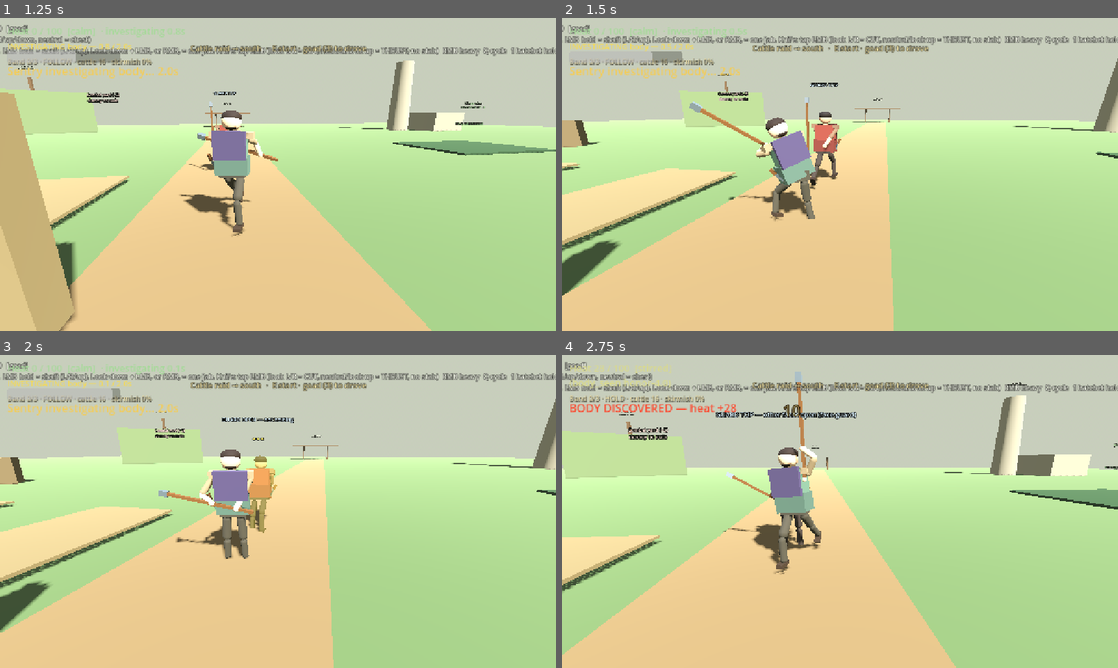
Above: before the commit, frames 1-4 (two rows, left to right).
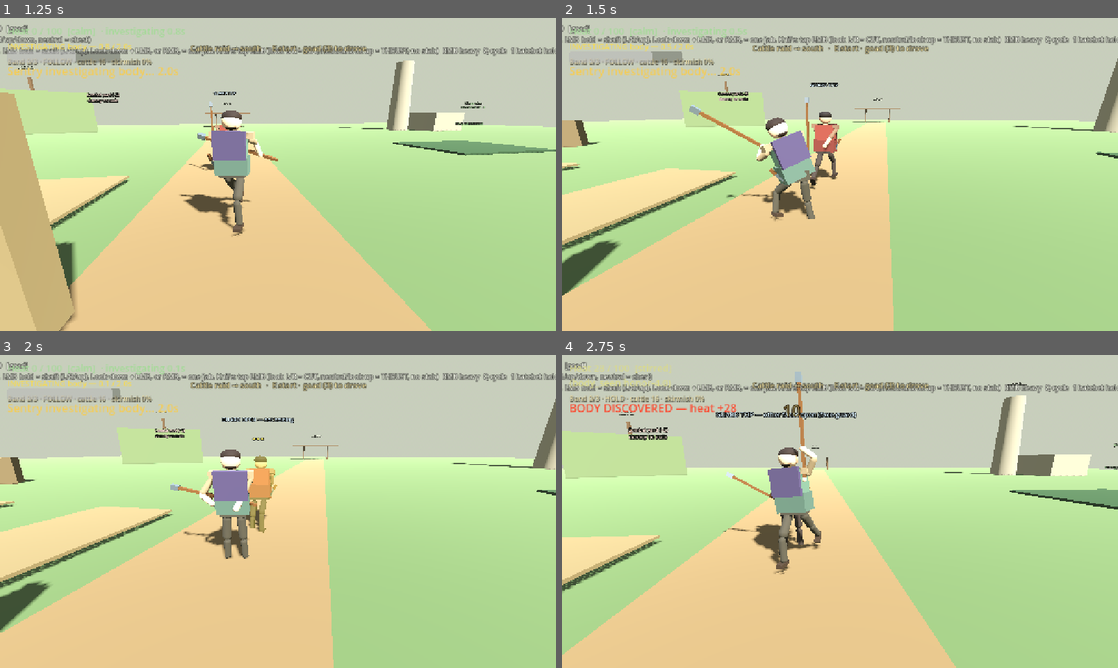
Above: after the commit, the same moments.

Repository: fortins4/devPlayground
Game: Godot game, scene res://scenes/main/main.tscn
Same seed, same stepped clock (60 frames per second), same inputs: the game is played once before the commit and once after it.
Inputs (mouse positions are in pixels of both pictures, inside the frame that each line leads up to):
- Up to frame 1 (1.25 s): tap Enter at 0.5 s; move the mouse to (305, 174) at 0.52 s; hold W (move_forward) from 0.53 s (still down); hold Right mouse button (attack_heavy) from 0.53 s (still down); click (305, 174) at 0.67 s; tap Space (jump) at 0.77 s
- Up to frame 2 (1.5 s): keep holding W (move_forward); move the mouse to (812, 174) at 1.27 s; release Right mouse button (attack_heavy) at 1.28 s; click (812, 174) at 1.35 s
- Up to frame 3 (2 s): keep holding W (move_forward); tap Space (jump) at 1.52 s
- Up to frame 4 (2.75 s): keep holding W (move_forward); move the mouse to (851, 505) at 2.02 s; hold H (band_toggle) from 2.03 s (still down)

Frame 1 is identical in both runs. In frame 2, 0.4% of the frame differs, in the area x 22-38%, y 26-59%; in frame 3, 0.4%; in frame 4, less than 0.1%.

Commit message:
feat(combat): keep the goad swing off the head

Diff:
--- a/scripts/characters/player/player_controller.gd
+++ b/scripts/characters/player/player_controller.gd
@@ -673,9 +673,11 @@
 		shaft = goad
 	_bow_stow_off_the_head(shaft)
 	if _swing_arc_live and _swing_arc_interior:
+		# Face side, not the cloak. The sideways stow push leaves a
+		# horizontal shaft through the skull. This one walks it clear.
 		_bow_swing_off_the_chest(shaft)
 		_pull_shaft_into_reach(shaft)
-		_bow_stow_off_the_head(shaft)
+		_bow_swing_clear_of_body(shaft)
 	_grip_shaft_with(shaft, "right_arm", "right_forearm", 0.30)
 	_grip_shaft_with(shaft, "left_arm", "left_forearm", 0.24)
 
@@ -1295,7 +1297,9 @@
 		else:
 			_apply_blended_pose(from_pose, to_pose, u, false)
 		_swing_pose_only = false
-		_swing_arc_interior = u > 0.02 and u < 0.98
+		# The whole swing, including the seat it arrives on. The guard
+		# the player is holding is not this path. Pose tables stay put.
+		_swing_arc_interior = true
 		var shaft_xf := _swing_shaft_on_arc(from_xf, to_xf, u)
 		_shaft_from_xf = shaft_xf
 		_shaft_to_xf = shaft_xf
@@ -1850,6 +1854,63 @@
 		shaft.global_position += pull / float(n)
 
 
+func _bow_swing_clear_of_body(shaft: Node3D) -> void:
+	## Left, top, and right. Slide the wood off the skull, the neck, and the
+	## inside of the torso, toward the face and across the shaft, not along it.
+	## A push along the shaft leaves a horizontal stick through the head.
+	## Pose tables stay put. The jab never sets the swing arc.
+	if locomotion == null:
+		return
+	var head := locomotion.get_joint("head") as Node3D
+	var torso := locomotion.get_joint("torso") as Node3D
+	if head == null or torso == null:
+		return
+	for _pass in 6:
+		var axis := shaft.global_transform.basis.y
+		if axis.length_squared() < 0.0001:
+			return
+		axis = axis.normalized()
+		var face := -head.global_transform.basis.z
+		if face.length_squared() < 0.0001:
+			return
+		face = face.normalized()
+		var dir := face - axis * axis.dot(face)
+		if dir.length() < 0.28:
+			var side := head.global_transform.basis.x
+			dir = side - axis * axis.dot(side)
+		if dir.length_squared() < 0.0001:
+			return
+		dir = dir.normalized()
+		var push := 0.0
+		for i in 24:
+			var along := lerpf(-0.22, 1.08, float(i) / 23.0)
+			var p: Vector3 = shaft.to_global(Vector3(0.0, along, 0.0))
+			var hp: Vector3 = head.to_local(p)
+			var dist := hp.length()
+			if dist < 0.36:
+				var away := 0.35
+				if dist > 0.02:
+					away = maxf(dir.dot((p - head.global_position).normalized()), 0.35)
+				push = maxf(push, (0.40 - dist) / away)
+			# Cloak side of the skull, even when the centerline is just outside the sphere.
+			if hp.z > -0.06 and dist < 0.50 and absf(hp.y) < 0.38:
+				var along_face := maxf(dir.dot(face), 0.35)
+				push = maxf(push, (hp.z + 0.28) / along_face)
+			if hp.y < 0.12 and hp.y > -0.52 and hp.z > -0.16 and Vector2(hp.x, hp.z).length() < 0.30:
+				var along_face_n := maxf(dir.dot(face), 0.35)
+				push = maxf(push, (hp.z + 0.24) / along_face_n)
+			var tp: Vector3 = torso.to_local(p)
+			if absf(tp.x) < 0.34 and tp.y > -0.06 and tp.y < 0.58 and tp.z > -0.05:
+				var chest_face := -torso.global_transform.basis.z
+				var along_c := 0.35
+				if chest_face.length_squared() > 0.0001:
+					along_c = maxf(dir.dot(chest_face.normalized()), 0.35)
+				push = maxf(push, (tp.z + 0.18) / along_c)
+		if push <= 0.004:
+			return
+		shaft.global_position += dir * minf(push, 0.40)
+
+
 func _bow_swing_off_the_chest(shaft: Node3D) -> void:
 	## A swing sample that would pass through the ribs is carried out in
 	## front. Same idea as the stow bow. End poses are not rewritten.
